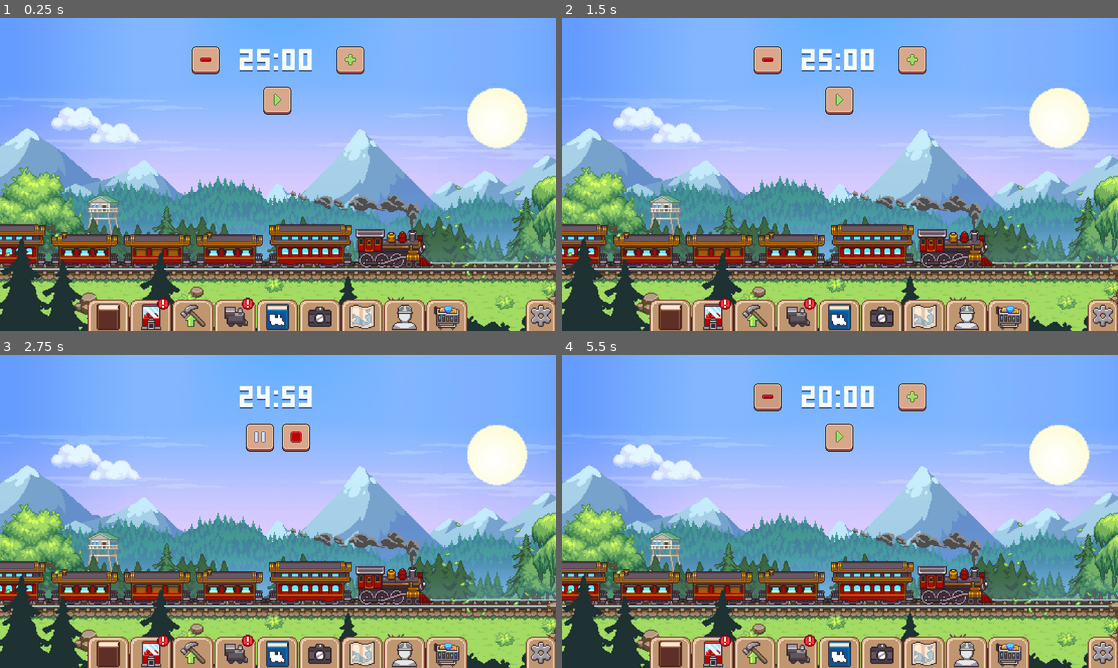
Above: before the commit, frames 1-4 (two rows, left to right).
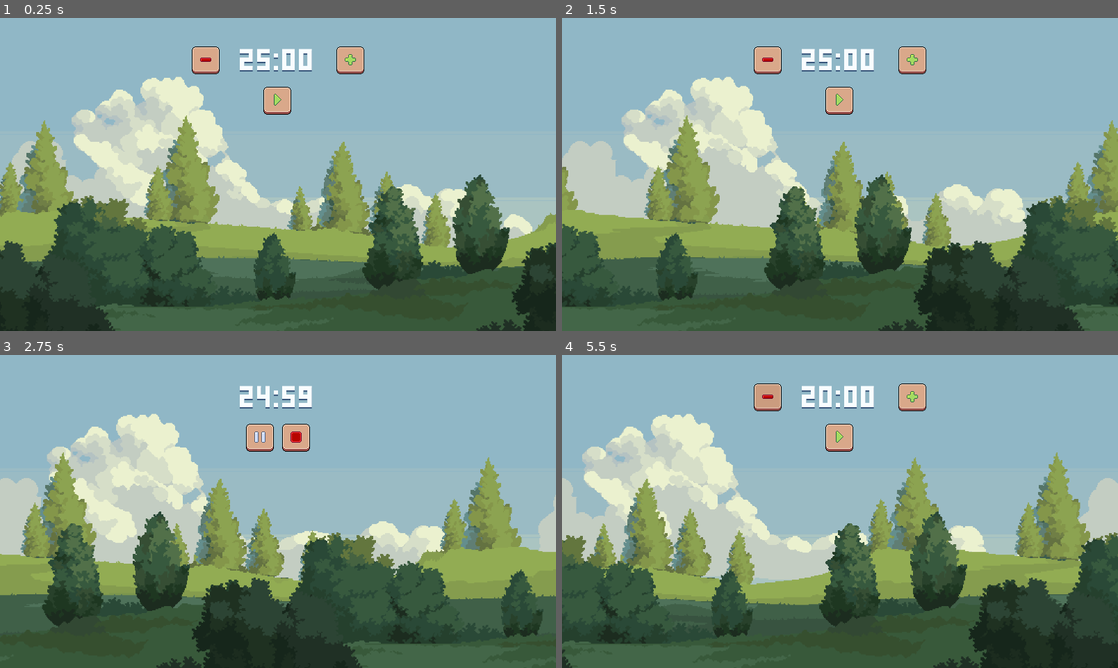
Above: after the commit, the same moments.

Repository: justkuzan/pomodoro-timer
Game: Godot game, scene res://Scenes/GameMainScene/game_main_scene.tscn
The game is run twice, just before and just after one commit, with the same random seed, the same clock (stepped at 60 frames per second) and the same inputs. Before the commit the project starts from res://Scenes/All Timers/all_timers_general_scene.tscn.
Inputs (mouse positions are in pixels of both pictures, inside the frame that each line leads up to):
- Up to frame 1 (0.25 s): no input
- Up to frame 2 (1.5 s): click (840, 99) at 0.5 s; click (856, 99) at 1.25 s
- Up to frame 3 (2.75 s): click (278, 436) at 2 s
- Up to frame 4 (5.5 s): click (856, 436) at 2.75 s; click (767, 398) at 3.5 s; click (912, 398) at 4.25 s; click (767, 398) at 5 s

The runs differ from the first frame. In frame 1, 94% of the frame differs, in the area x 0-100%, y 0-100%; in frame 2, 96%; in frame 3, 97%; in frame 4, 96%.

Commit message:
Init game main scene and parallax background
Created game_main_scene to act as a root container for timers, audio, and backgrounds.

Implemented parallax_background scene with a sample texture.

Configured continuous parallax scrolling and integrated it into the main scene.

Diff:
--- a/Scenes/All Timers/all_timers_general_scene.gd
+++ b/Scenes/All Timers/all_timers_general_scene.gd
@@ -15,6 +15,12 @@
 
 func _ready() -> void:
 	change_state(State.ONLOADED)
+
+	#window setting (need to be in Main scene)
+	if not Engine.is_editor_hint():
+		DisplayServer.window_set_mode(DisplayServer.WINDOW_MODE_FULLSCREEN)
+
+
 	pass
 
 
--- a/Scenes/All Timers/all_timers_general_scene.tscn
+++ b/Scenes/All Timers/all_timers_general_scene.tscn
@@ -1,17 +1,11 @@
-[gd_scene load_steps=5 format=3 uid="uid://v3cn8qd7goio"]
+[gd_scene load_steps=4 format=3 uid="uid://v3cn8qd7goio"]
 
 [ext_resource type="Script" uid="uid://dnunrcd4blrq1" path="res://Scenes/All Timers/all_timers_general_scene.gd" id="1_teiy2"]
 [ext_resource type="PackedScene" uid="uid://c32tu8ja2dd0m" path="res://Scenes/Work Timer/work_timer_scene.tscn" id="2_bmei0"]
-[ext_resource type="Texture2D" uid="uid://4a4luinjtuer" path="res://Assets/background-example.jpg" id="2_kxrha"]
 [ext_resource type="PackedScene" uid="uid://dggwqim5r4htw" path="res://UI/timer_controls.tscn" id="3_bmei0"]
 
 [node name="all_timers_general_scene" type="Node2D"]
 script = ExtResource("1_teiy2")
-
-[node name="TextureRect" type="TextureRect" parent="."]
-offset_right = 1920.0
-offset_bottom = 1080.0
-texture = ExtResource("2_kxrha")
 
 [node name="work_timer_scene" parent="." instance=ExtResource("2_bmei0")]
 position = Vector2(960, 145)
--- /dev/null
+++ b/Scenes/GameMainScene/game_main_scene.gd
@@ -0,0 +1,15 @@
+extends Node2D
+
+#@onready var timer: Timer = $work_timer
+#@onready var time_counter: Label = $time_counter
+#@onready var timer_scene: Scene =
+
+
+# Called when the node enters the scene tree for the first time.
+func _ready() -> void:
+	pass # Replace with function body.
+
+
+# Called every frame. 'delta' is the elapsed time since the previous frame.
+func _process(delta: float) -> void:
+	pass
--- /dev/null
+++ b/Scenes/GameMainScene/game_main_scene.tscn
@@ -0,0 +1,14 @@
+[gd_scene load_steps=4 format=3 uid="uid://dji2rowy7a7a8"]
+
+[ext_resource type="Script" uid="uid://dgl0nhgatomt6" path="res://Scenes/GameMainScene/game_main_scene.gd" id="1_4hbeh"]
+[ext_resource type="PackedScene" uid="uid://v3cn8qd7goio" path="res://Scenes/All Timers/all_timers_general_scene.tscn" id="2_4pb6x"]
+[ext_resource type="PackedScene" uid="uid://b85ihm0oy3voe" path="res://Scenes/ParallaxBackground/parallax_background.tscn" id="2_ujb81"]
+
+[node name="game_main_scene" type="Node2D"]
+script = ExtResource("1_4hbeh")
+
+[node name="parallax_background" parent="." instance=ExtResource("2_ujb81")]
+position = Vector2(960, 540)
+scale = Vector2(3.4, 3.4)
+
+[node name="all_timers_general_scene" parent="." instance=ExtResource("2_4pb6x")]
--- /dev/null
+++ b/Scenes/ParallaxBackground/parallax_background.tscn
@@ -0,0 +1,35 @@
+[gd_scene load_steps=5 format=3 uid="uid://b85ihm0oy3voe"]
+
+[ext_resource type="Texture2D" uid="uid://cym5w87gkprh4" path="res://Scenes/ParallaxBackground/Graphics/1.png" id="1_638og"]
+[ext_resource type="Texture2D" uid="uid://bpuhhjqds2o1k" path="res://Scenes/ParallaxBackground/Graphics/2.png" id="2_ysq2o"]
+[ext_resource type="Texture2D" uid="uid://brcfq4ipqs6sf" path="res://Scenes/ParallaxBackground/Graphics/3.png" id="3_e5yxc"]
+[ext_resource type="Texture2D" uid="uid://lvu0vrgl47w5" path="res://Scenes/ParallaxBackground/Graphics/4.png" id="4_fo3ui"]
+
+[node name="parallax_background" type="Node2D"]
+
+[node name="1_sky" type="Parallax2D" parent="."]
+repeat_size = Vector2(576, 0)
+
+[node name="1_sky" type="Sprite2D" parent="1_sky"]
+texture = ExtResource("1_638og")
+
+[node name="2_clouds" type="Parallax2D" parent="."]
+repeat_size = Vector2(576, 0)
+autoscroll = Vector2(-10, 0)
+
+[node name="2_clouds" type="Sprite2D" parent="2_clouds"]
+texture = ExtResource("2_ysq2o")
+
+[node name="3_far_trees" type="Parallax2D" parent="."]
+repeat_size = Vector2(576, 0)
+autoscroll = Vector2(-50, 0)
+
+[node name="3_far_trees" type="Sprite2D" parent="3_far_trees"]
+texture = ExtResource("3_e5yxc")
+
+[node name="4_near_trees" type="Parallax2D" parent="."]
+repeat_size = Vector2(576, 0)
+autoscroll = Vector2(-130, 0)
+
+[node name="4_near_trees2" type="Sprite2D" parent="4_near_trees"]
+texture = ExtResource("4_fo3ui")
--- a/project.godot
+++ b/project.godot
@@ -11,7 +11,7 @@
 [application]
 
 config/name="PomodoroTimer"
-run/main_scene="uid://v3cn8qd7goio"
+run/main_scene="uid://dji2rowy7a7a8"
 config/features=PackedStringArray("4.5", "GL Compatibility")
 config/icon="uid://cj2wkbeiptohj"
 
Not shown, added: Scenes/GameMainScene/game_main_scene.gd.uid
Binary file added: Scenes/ParallaxBackground/Graphics/1.png
Not shown, added: Scenes/ParallaxBackground/Graphics/1.png.import
Binary file added: Scenes/ParallaxBackground/Graphics/2.png
Not shown, added: Scenes/ParallaxBackground/Graphics/2.png.import
Binary file added: Scenes/ParallaxBackground/Graphics/3.png
Not shown, added: Scenes/ParallaxBackground/Graphics/3.png.import
Binary file added: Scenes/ParallaxBackground/Graphics/4.png
Not shown, added: Scenes/ParallaxBackground/Graphics/4.png.import
